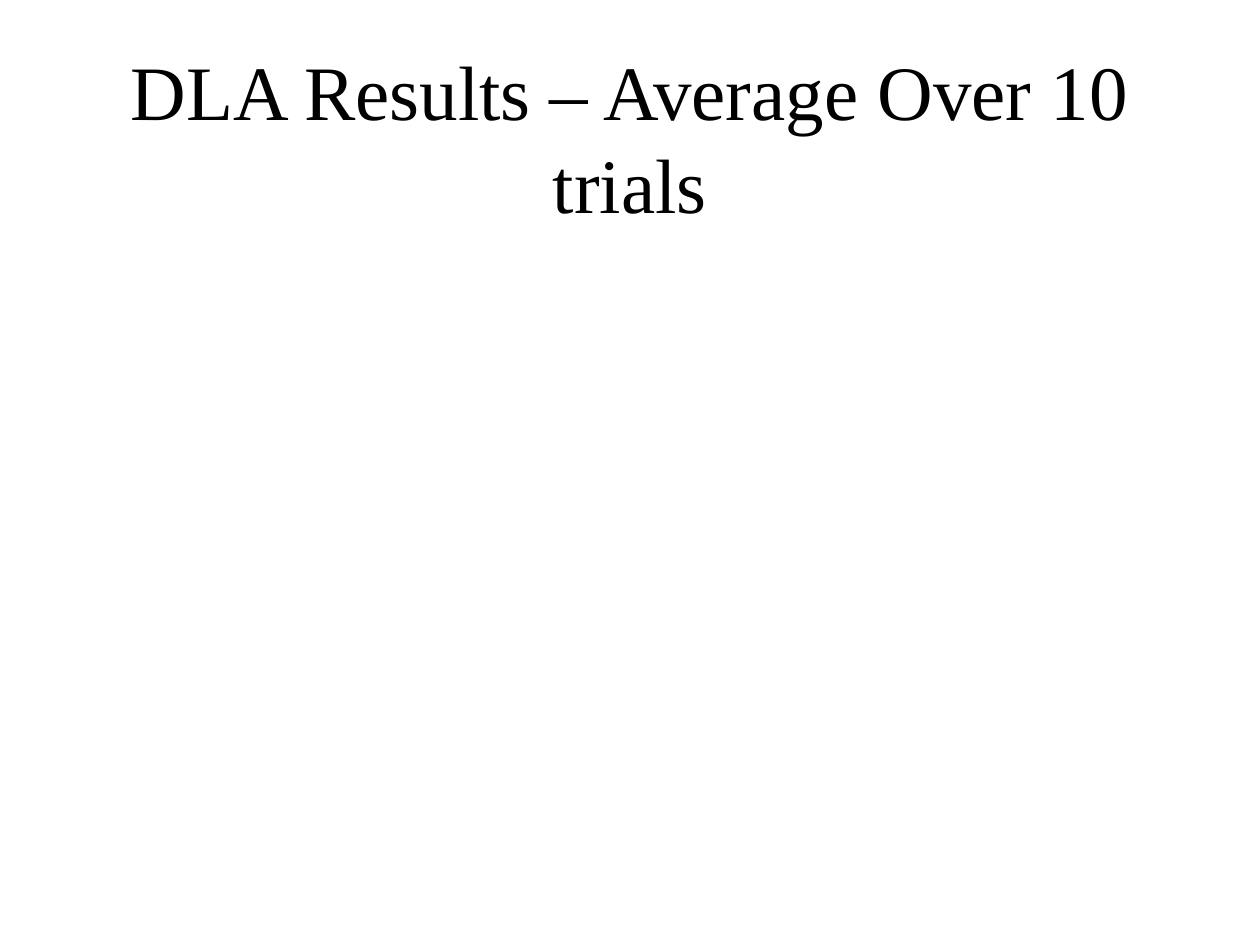
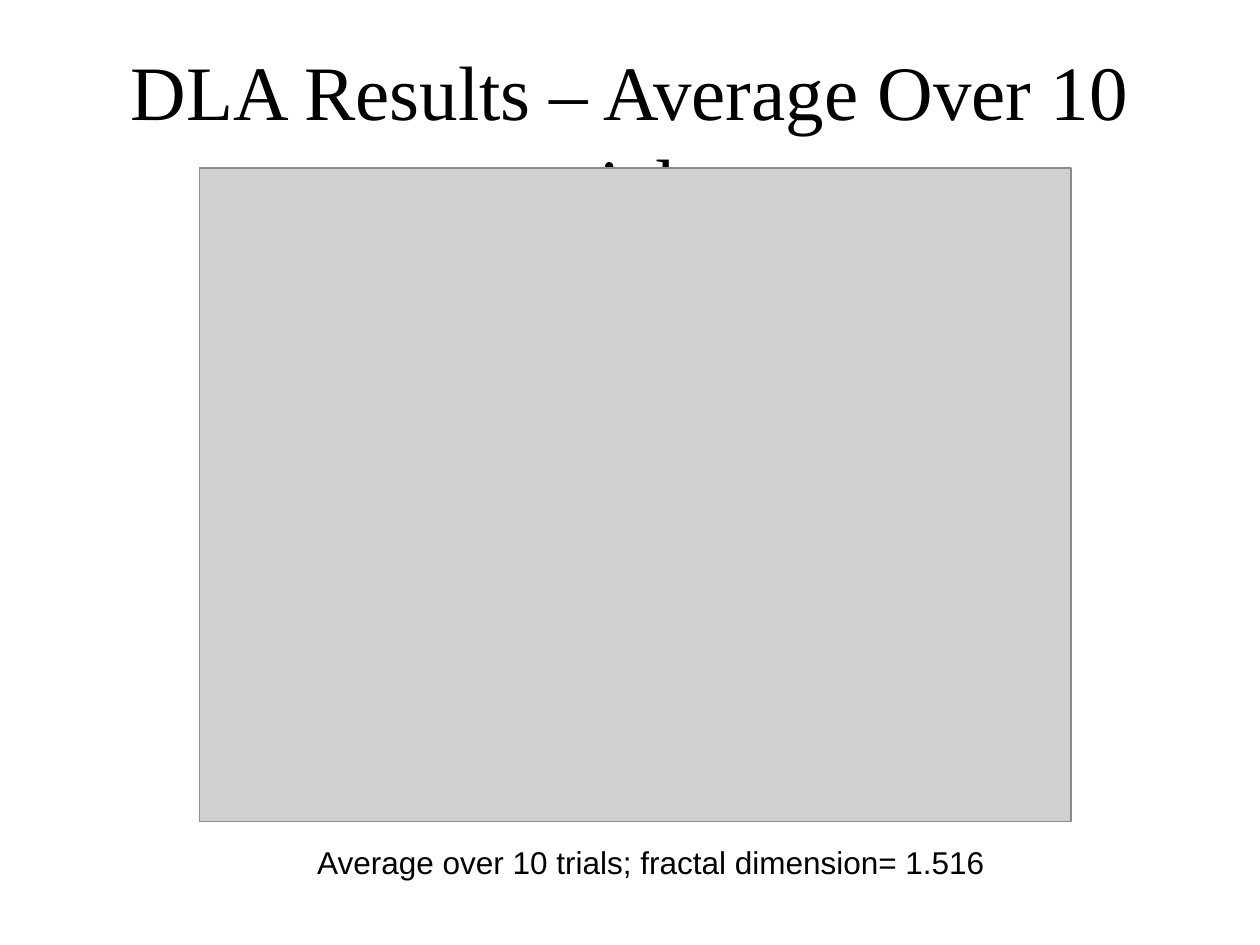
Before and after one commit to keweiyao/PHY566-project, a slide deck: slide 8 of Merged_GroupProject1A_Pres.ppt. Drawn at 1260x945 pixels with LibreOffice and Linux fonts; fonts in the diff are those of the drawing; grey boxes stand for pictures. Boxes give left, top, right and bottom in pixels: in the first picture for what was removed or moved away, otherwise in the second. Text is boxed around its words. In the diff, an @@ line names an element or a change of style, - is before the commit and + after.

```diff
--- a/Merged_GroupProject1A_Pres.ppt
+++ b/Merged_GroupProject1A_Pres.ppt
@@ picture added at box(199, 168, 1071, 822) @@
@@ text added at box(317, 851, 984, 880), 18 pt, text #000000 @@
+Average over 10 trials; fractal dimension= 1.516
```
Also in this commit, not shown: 4 other slides changed.
